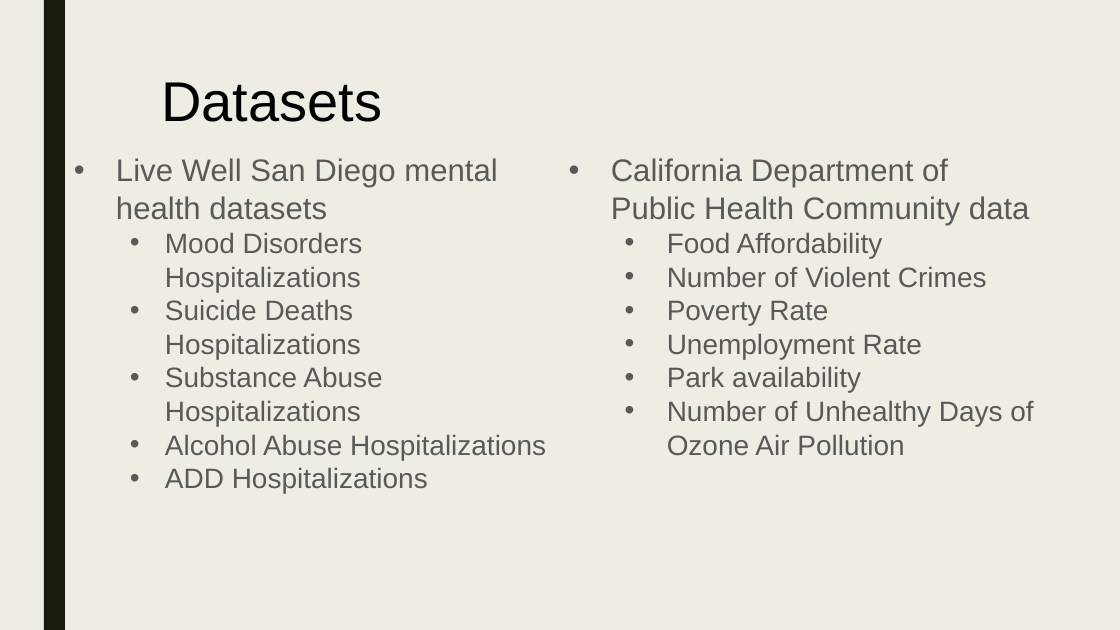
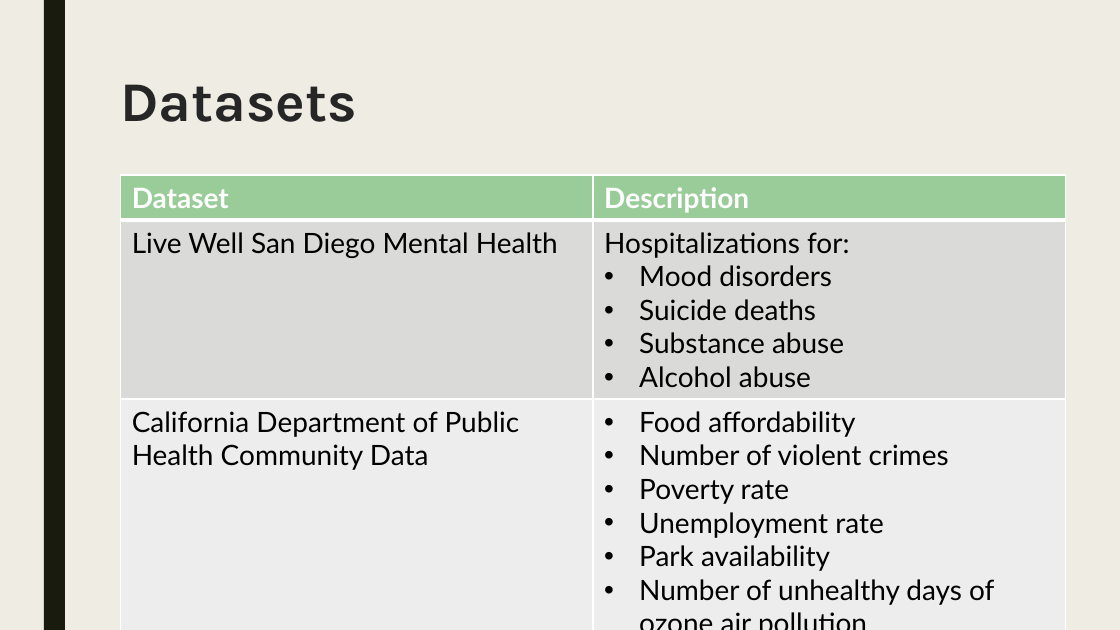
Before and after one commit to kristy0414/big-data-hackathon-in-San-Diego, a slide deck: slide 5 of Team Lucky Cat Project Presentation.pptx. Drawn at 1120x630 pixels with LibreOffice and Linux fonts; fonts in the diff are those of the drawing. Boxes give left, top, right and bottom in pixels: in the first picture for what was removed or moved away, otherwise in the second. Text is boxed around its words. In the diff, an @@ line names an element or a change of style, - is before the commit and + after.

```diff
--- a/Team Lucky Cat Project Presentation.pptx
+++ b/Team Lucky Cat Project Presentation.pptx
@@ text "Datasets" at (x1=120, y1=84, x2=357, y2=122): font Arial to Karla, text colour #000000 to #262626, bold on @@
@@ text removed at (x1=116, y1=158, x2=546, y2=493) @@
-• Live Well San Diego mental health datasets
-  • Mood Disorders Hospitalizations
-  • Suicide Deaths Hospitalizations
-  • Substance Abuse Hospitalizations
-  • Alcohol Abuse Hospitalizations
-  • ADD Hospitalizations
@@ table added at (x1=121, y1=175, x2=1066, y2=609), 3 rows, 2 columns @@
+Dataset | Description
+Live Well San Diego Mental Health | Hospitalizations for: / Mood disorders / Suicide deaths / Substance abuse / Alcohol abuse
+California Department of Public Health Community Data | Food affordability / Number of violent crimes / Poverty rate / Unemployment rate / Park availability / Number of unhealthy days of ozone air pollution
@@ text removed at (x1=611, y1=158, x2=1033, y2=455) @@
-• California Department of Public Health Community data
-  • Food Affordability
-  • Number of Violent Crimes
-  • Poverty Rate
-  • Unemployment Rate
-  • Park availability
-  • Number of Unhealthy Days of Ozone Air Pollution
```
Also in this commit, not shown: 8 other slides changed.
